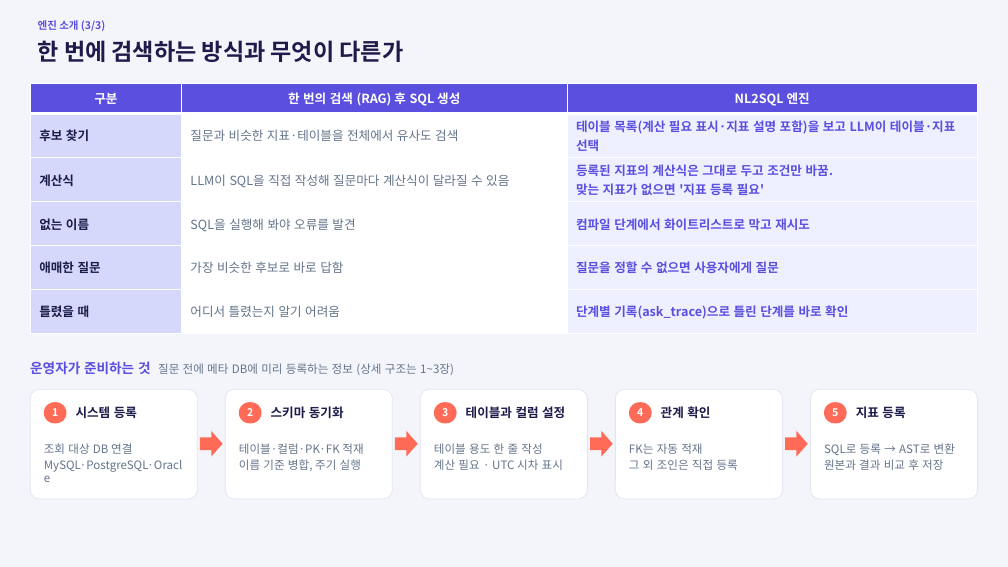
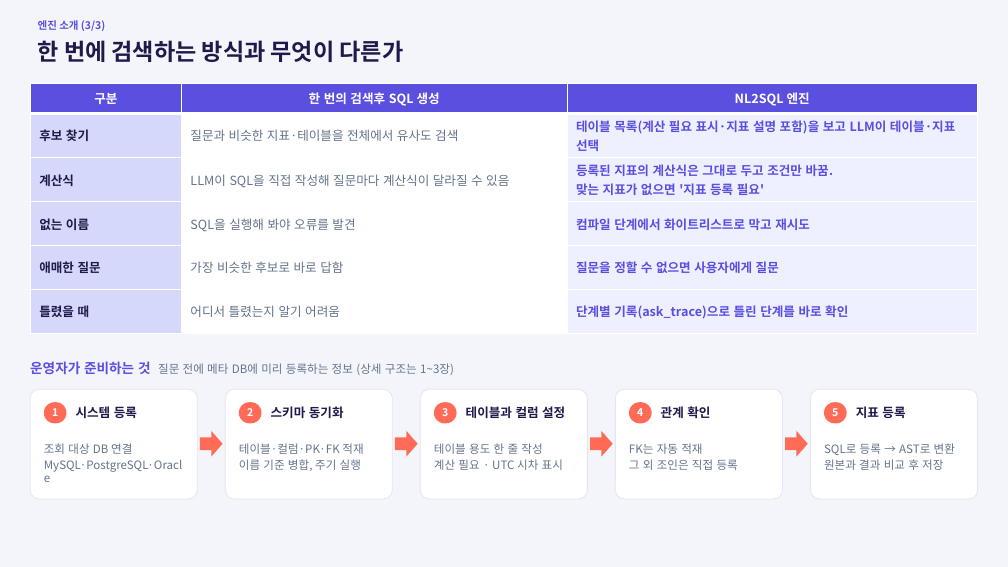
Before and after one commit to kimaab/nl2sql, a slide deck: slide 4 of docs/NL2SQL-메타정보-설계.pptx. Drawn at 1008x567 pixels with LibreOffice and Linux fonts; fonts in the diff are those of the drawing. Boxes give left, top, right and bottom in pixels: in the first picture for what was removed or moved away, otherwise in the second. Text is boxed around its words. In the diff, an @@ line names an element or a change of style, - is before the commit and + after.

```diff
--- a/docs/NL2SQL-메타정보-설계.pptx
+++ b/docs/NL2SQL-메타정보-설계.pptx
@@ table at (30,83,978,333) @@
-row 1, column 2: 한 번의 검색 (RAG) 후 SQL 생성
+row 1, column 2: 한 번의 검색후 SQL 생성
```
Also in this commit, not shown: 3 other slides changed, 1 other file.
